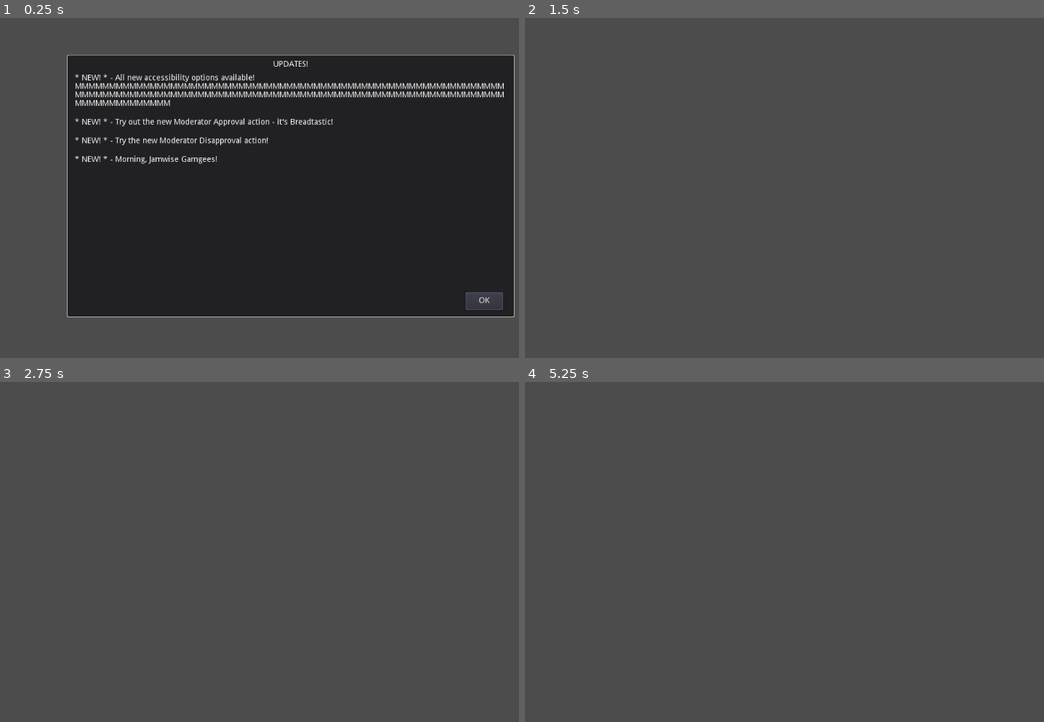
Above: before the commit, frames 1-4 (two rows, left to right).
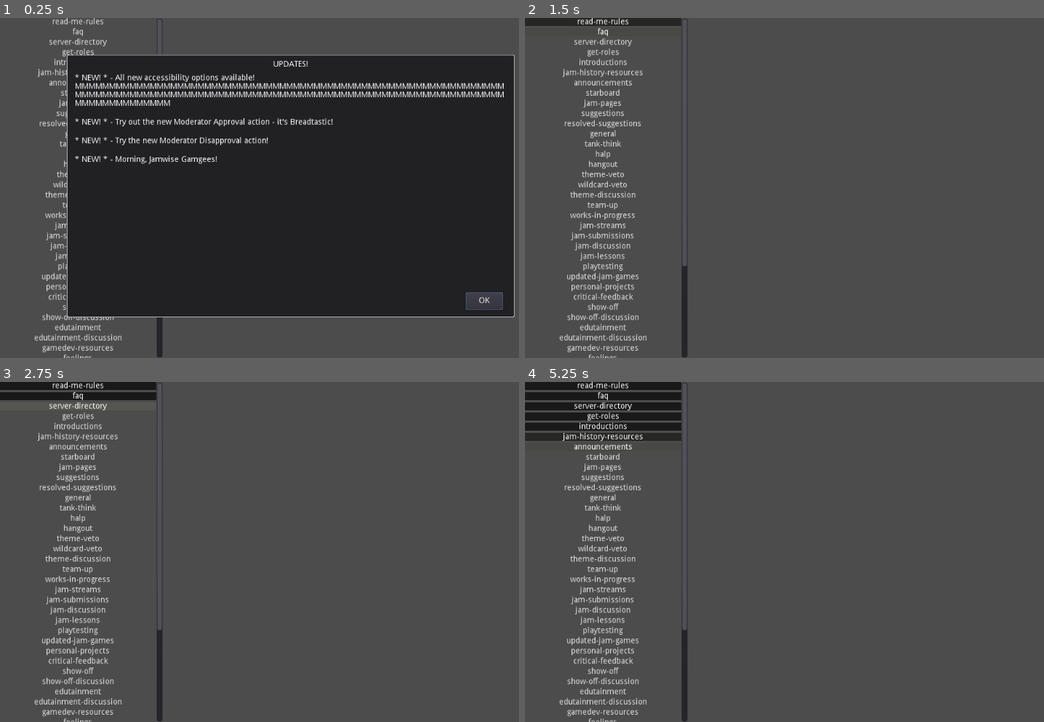
Above: after the commit, the same moments.

Repository: WolfgangSenff/FunPoliceSimulator
Game: Godot game, scene res://scenes/GUI.tscn
The game is run twice, just before and just after one commit, with the same random seed, the same clock (stepped at 60 frames per second) and the same inputs.
Inputs (mouse positions are in pixels of both pictures, inside the frame that each line leads up to):
- Up to frame 1 (0.25 s): no input
- Up to frame 2 (1.5 s): click (602, 21) at 0.5 s, where only the run after the commit has a clickable "read-me-rules"; click (602, 31) at 1.25 s, where only the run after the commit has a clickable "faq"
- Up to frame 3 (2.75 s): click (77, 405) at 2 s, where only the run after the commit has a clickable "server-directory"
- Up to frame 4 (5.25 s): click (602, 416) at 2.75 s, where only the run after the commit has a clickable "get-roles"; click (602, 426) at 3.5 s, where only the run after the commit has a clickable "introductions"; click (602, 436) at 4.25 s, where only the run after the commit has a clickable "jam-history-resources"; click (602, 446) at 5 s, where only the run after the commit has a clickable "announcements"

The runs differ from the first frame. In frame 1, 1.4% of the frame differs, in the area x 6-32%, y 0-100%; in frame 2, 3.7%; in frame 3, 4.4%; in frame 4, 6.7%, in the area x 0-32%, y 0-100%.

Commit message:
Connections, auth, buttons, etc.

Diff:
--- /dev/null
+++ b/assets/resources/RoomButtonGroup.tres
@@ -0,0 +1,3 @@
+[gd_resource type="ButtonGroup" format=2]
+
+[resource]
--- a/project.godot
+++ b/project.godot
@@ -99,6 +99,11 @@
 "language": "GDScript",
 "path": "res://firebase-ui/tilemaps/firestore_tilemap/firestore_tilemap.gd"
 }, {
+"base": "ScrollContainer",
+"class": "ItemsContainer",
+"language": "GDScript",
+"path": "res://scenes/RoomScrollContainer.gd"
+}, {
 "base": "Reference",
 "class": "StorageReference",
 "language": "GDScript",
@@ -128,6 +133,7 @@
 "FirestoreQuery": "",
 "FirestoreTask": "",
 "FirestoreTileMap": "",
+"ItemsContainer": "",
 "StorageReference": "",
 "StorageTask": ""
 }
--- a/scenes/GUI.gd
+++ b/scenes/GUI.gd
@@ -2,5 +2,23 @@
 
 onready var _updates_popup = $UpdatesPopup
 
+var _db_ref
+
 func _ready() -> void:
+    Firebase.Auth.login_anonymous()
     _updates_popup.show_updates(["All new accessibility options available! MMMMMMMMMMMMMMMMMMMMMMMMMMMMMMMMMMMMMMMMMMMM …(238 unchanged characters)…
+    if Firebase.Auth.auth.empty():
+        Firebase.Auth.connect("login_succeeded", self, "_on_auth_succeeded", [], CONNECT_ONESHOT)
+    else:
+        _on_auth_succeeded(null)
+
+func _on_auth_succeeded(auth) -> void:
+    _db_ref = Firebase.Database.get_database_reference("root/FunPo/Actions", { })
+    _db_ref.connect("new_data_update", self, "_on_new_actions")
+    _db_ref.connect("patch_data_update", self, "_on_update_actions")
+
+func _on_new_actions(data) -> void:
+    pass
+
+func _on_update_actions(data) -> void:
+    pass
--- a/scenes/GUI.tscn
+++ b/scenes/GUI.tscn
@@ -1,11 +1,418 @@
-[gd_scene load_steps=3 format=2]
+[gd_scene load_steps=5 format=2]
 
 [ext_resource path="res://scenes/GUI.gd" type="Script" id=1]
 [ext_resource path="res://scenes/UpdatesPopup.tscn" type="PackedScene" id=2]
+[ext_resource path="res://scenes/RoomScrollContainer.gd" type="Script" id=3]
+[ext_resource path="res://scenes/ItemButton.tscn" type="PackedScene" id=4]
 
 [node name="GUI" type="Control"]
 anchor_right = 1.0
 anchor_bottom = 1.0
 script = ExtResource( 1 )
+__meta__ = {
+"_edit_use_anchors_": false
+}
 
 [node name="UpdatesPopup" parent="." instance=ExtResource( 2 )]
+
+[node name="HSplitContainer" type="HSplitContainer" parent="."]
+anchor_right = 1.0
+anchor_bottom = 1.0
+split_offset = 120
+__meta__ = {
+"_edit_use_anchors_": false
+}
+
+[node name="RoomScrollContainer" type="ScrollContainer" parent="HSplitContainer"]
+margin_right = 287.0
+margin_bottom = 600.0
+follow_focus = true
+scroll_horizontal_enabled = false
+script = ExtResource( 3 )
+__meta__ = {
+"_edit_use_anchors_": false
+}
+
+[node name="VBoxContainer" type="VBoxContainer" parent="HSplitContainer/RoomScrollContainer"]
+margin_right = 275.0
+margin_bottom = 824.0
+size_flags_horizontal = 3
+
+[node name="ItemButton" parent="HSplitContainer/RoomScrollContainer/VBoxContainer" instance=ExtResource( 4 )]
+anchor_right = 0.0
+anchor_bottom = 0.0
+margin_right = 275.0
+margin_bottom = 14.0
+text = "read-me-rules"
+
+[node name="ItemButton2" parent="HSplitContainer/RoomScrollContainer/VBoxContainer" instance=ExtResource( 4 )]
+anchor_right = 0.0
+anchor_bottom = 0.0
+margin_top = 18.0
+margin_right = 275.0
+margin_bottom = 32.0
+text = "faq"
+
+[node name="ItemButton3" parent="HSplitContainer/RoomScrollContainer/VBoxContainer" instance=ExtResource( 4 )]
+anchor_right = 0.0
+anchor_bottom = 0.0
+margin_top = 36.0
+margin_right = 275.0
+margin_bottom = 50.0
+text = "server-directory"
+
+[node name="ItemButton4" parent="HSplitContainer/RoomScrollContainer/VBoxContainer" instance=ExtResource( 4 )]
+anchor_right = 0.0
+anchor_bottom = 0.0
+margin_top = 54.0
+margin_right = 275.0
+margin_bottom = 68.0
+text = "get-roles"
+
+[node name="ItemButton5" parent="HSplitContainer/RoomScrollContainer/VBoxContainer" instance=ExtResource( 4 )]
+anchor_right = 0.0
+anchor_bottom = 0.0
+margin_top = 72.0
+margin_right = 275.0
+margin_bottom = 86.0
+text = "introductions"
+
+[node name="ItemButton6" parent="HSplitContainer/RoomScrollContainer/VBoxContainer" instance=ExtResource( 4 )]
+anchor_right = 0.0
+anchor_bottom = 0.0
+margin_top = 90.0
+margin_right = 275.0
+margin_bottom = 104.0
+text = "jam-history-resources"
+
+[node name="ItemButton7" parent="HSplitContainer/RoomScrollContainer/VBoxContainer" instance=ExtResource( 4 )]
+anchor_right = 0.0
+anchor_bottom = 0.0
+margin_top = 108.0
+margin_right = 275.0
+margin_bottom = 122.0
+text = "announcements"
+
+[node name="ItemButton8" parent="HSplitContainer/RoomScrollContainer/VBoxContainer" instance=ExtResource( 4 )]
+anchor_right = 0.0
+anchor_bottom = 0.0
+margin_top = 126.0
+margin_right = 275.0
+margin_bottom = 140.0
+text = "starboard"
+
+[node name="ItemButton9" parent="HSplitContainer/RoomScrollContainer/VBoxContainer" instance=ExtResource( 4 )]
+anchor_right = 0.0
+anchor_bottom = 0.0
+margin_top = 144.0
+margin_right = 275.0
+margin_bottom = 158.0
+text = "jam-pages"
+
+[node name="ItemButton10" parent="HSplitContainer/RoomScrollContainer/VBoxContainer" instance=ExtResource( 4 )]
+anchor_right = 0.0
+anchor_bottom = 0.0
+margin_top = 162.0
+margin_right = 275.0
+margin_bottom = 176.0
+text = "suggestions"
+
+[node name="ItemButton11" parent="HSplitContainer/RoomScrollContainer/VBoxContainer" instance=ExtResource( 4 )]
+anchor_right = 0.0
+anchor_bottom = 0.0
+margin_top = 180.0
+margin_right = 275.0
+margin_bottom = 194.0
+text = "resolved-suggestions"
+
+[node name="ItemButton12" parent="HSplitContainer/RoomScrollContainer/VBoxContainer" instance=ExtResource( 4 )]
+anchor_right = 0.0
+anchor_bottom = 0.0
+margin_top = 198.0
+margin_right = 275.0
+margin_bottom = 212.0
+text = "general"
+
+[node name="ItemButton13" parent="HSplitContainer/RoomScrollContainer/VBoxContainer" instance=ExtResource( 4 )]
+anchor_right = 0.0
+anchor_bottom = 0.0
+margin_top = 216.0
+margin_right = 275.0
+margin_bottom = 230.0
+text = "tank-think"
+
+[node name="ItemButton14" parent="HSplitContainer/RoomScrollContainer/VBoxContainer" instance=ExtResource( 4 )]
+anchor_right = 0.0
+anchor_bottom = 0.0
+margin_top = 234.0
+margin_right = 275.0
+margin_bottom = 248.0
+text = "halp"
+
+[node name="ItemButton15" parent="HSplitContainer/RoomScrollContainer/VBoxContainer" instance=ExtResource( 4 )]
+anchor_right = 0.0
+anchor_bottom = 0.0
+margin_top = 252.0
+margin_right = 275.0
+margin_bottom = 266.0
+text = "hangout"
+
+[node name="ItemButton16" parent="HSplitContainer/RoomScrollContainer/VBoxContainer" instance=ExtResource( 4 )]
+anchor_right = 0.0
+anchor_bottom = 0.0
+margin_top = 270.0
+margin_right = 275.0
+margin_bottom = 284.0
+text = "theme-veto"
+
+[node name="ItemButton17" parent="HSplitContainer/RoomScrollContainer/VBoxContainer" instance=ExtResource( 4 )]
+anchor_right = 0.0
+anchor_bottom = 0.0
+margin_top = 288.0
+margin_right = 275.0
+margin_bottom = 302.0
+text = "wildcard-veto"
+
+[node name="ItemButton18" parent="HSplitContainer/RoomScrollContainer/VBoxContainer" instance=ExtResource( 4 )]
+anchor_right = 0.0
+anchor_bottom = 0.0
+margin_top = 306.0
+margin_right = 275.0
+margin_bottom = 320.0
+text = "theme-discussion"
+
+[node name="ItemButton19" parent="HSplitContainer/RoomScrollContainer/VBoxContainer" instance=ExtResource( 4 )]
+anchor_right = 0.0
+anchor_bottom = 0.0
+margin_top = 324.0
+margin_right = 275.0
+margin_bottom = 338.0
+text = "team-up"
+
+[node name="ItemButton20" parent="HSplitContainer/RoomScrollContainer/VBoxContainer" instance=ExtResource( 4 )]
+anchor_right = 0.0
+anchor_bottom = 0.0
+margin_top = 342.0
+margin_right = 275.0
+margin_bottom = 356.0
+text = "works-in-progress"
+
+[node name="ItemButton21" parent="HSplitContainer/RoomScrollContainer/VBoxContainer" instance=ExtResource( 4 )]
+anchor_right = 0.0
+anchor_bottom = 0.0
+margin_top = 360.0
+margin_right = 275.0
+margin_bottom = 374.0
+text = "jam-streams"
+
+[node name="ItemButton22" parent="HSplitContainer/RoomScrollContainer/VBoxContainer" instance=ExtResource( 4 )]
+anchor_right = 0.0
+anchor_bottom = 0.0
+margin_top = 378.0
+margin_right = 275.0
+margin_bottom = 392.0
+text = "jam-submissions"
+
+[node name="ItemButton23" parent="HSplitContainer/RoomScrollContainer/VBoxContainer" instance=ExtResource( 4 )]
+anchor_right = 0.0
+anchor_bottom = 0.0
+margin_top = 396.0
+margin_right = 275.0
+margin_bottom = 410.0
+text = "jam-discussion"
+
+[node name="ItemButton24" parent="HSplitContainer/RoomScrollContainer/VBoxContainer" instance=ExtResource( 4 )]
+anchor_right = 0.0
+anchor_bottom = 0.0
+margin_top = 414.0
+margin_right = 275.0
+margin_bottom = 428.0
+text = "jam-lessons"
+
+[node name="ItemButton25" parent="HSplitContainer/RoomScrollContainer/VBoxContainer" instance=ExtResource( 4 )]
+anchor_right = 0.0
+anchor_bottom = 0.0
+margin_top = 432.0
+margin_right = 275.0
+margin_bottom = 446.0
+text = "playtesting"
+
+[node name="ItemButton26" parent="HSplitContainer/RoomScrollContainer/VBoxContainer" instance=ExtResource( 4 )]
+anchor_right = 0.0
+anchor_bottom = 0.0
+margin_top = 450.0
+margin_right = 275.0
+margin_bottom = 464.0
+text = "updated-jam-games"
+
+[node name="ItemButton27" parent="HSplitContainer/RoomScrollContainer/VBoxContainer" instance=ExtResource( 4 )]
+anchor_right = 0.0
+anchor_bottom = 0.0
+margin_top = 468.0
+margin_right = 275.0
+margin_bottom = 482.0
+text = "personal-projects"
+
+[node name="ItemButton28" parent="HSplitContainer/RoomScrollContainer/VBoxContainer" instance=ExtResource( 4 )]
+anchor_right = 0.0
+anchor_bottom = 0.0
+margin_top = 486.0
+margin_right = 275.0
+margin_bottom = 500.0
+text = "critical-feedback"
+
+[node name="ItemButton29" parent="HSplitContainer/RoomScrollContainer/VBoxContainer" instance=ExtResource( 4 )]
+anchor_right = 0.0
+anchor_bottom = 0.0
+margin_top = 504.0
+margin_right = 275.0
+margin_bottom = 518.0
+text = "show-off"
+
+[node name="ItemButton30" parent="HSplitContainer/RoomScrollContainer/VBoxContainer" instance=ExtResource( 4 )]
+anchor_right = 0.0
+anchor_bottom = 0.0
+margin_top = 522.0
+margin_right = 275.0
+margin_bottom = 536.0
+text = "show-off-discussion"
+
+[node name="ItemButton31" parent="HSplitContainer/RoomScrollContainer/VBoxContainer" instance=ExtResource( 4 )]
+anchor_right = 0.0
+anchor_bottom = 0.0
+margin_top = 540.0
+margin_right = 275.0
+margin_bottom = 554.0
+text = "edutainment"
+
+[node name="ItemButton32" parent="HSplitContainer/RoomScrollContainer/VBoxContainer" instance=ExtResource( 4 )]
+anchor_right = 0.0
+anchor_bottom = 0.0
+margin_top = 558.0
+margin_right = 275.0
+margin_bottom = 572.0
+text = "edutainment-discussion"
+
+[node name="ItemButton33" parent="HSplitContainer/RoomScrollContainer/VBoxContainer" instance=ExtResource( 4 )]
+anchor_right = 0.0
+anchor_bottom = 0.0
+margin_top = 576.0
+margin_right = 275.0
+margin_bottom = 590.0
+text = "gamedev-resources"
+
+[node name="ItemButton34" parent="HSplitContainer/RoomScrollContainer/VBoxContainer" instance=ExtResource( 4 )]
+anchor_right = 0.0
+anchor_bottom = 0.0
+margin_top = 594.0
+margin_right = 275.0
+margin_bottom = 608.0
+text = "feelings"
+
+[node name="ItemButton35" parent="HSplitContainer/RoomScrollContainer/VBoxContainer" instance=ExtResource( 4 )]
+anchor_right = 0.0
+anchor_bottom = 0.0
+margin_top = 612.0
+margin_right = 275.0
+margin_bottom = 626.0
+text = "offtopic"
+
+[node name="ItemButton36" parent="HSplitContainer/RoomScrollContainer/VBoxContainer" instance=ExtResource( 4 )]
+anchor_right = 0.0
+anchor_bottom = 0.0
+margin_top = 630.0
+margin_right = 275.0
+margin_bottom = 644.0
+text = "tech-talk"
+
+[node name="ItemButton37" parent="HSplitContainer/RoomScrollContainer/VBoxContainer" instance=ExtResource( 4 )]
+anchor_right = 0.0
+anchor_bottom = 0.0
+margin_top = 648.0
+margin_right = 275.0
+margin_bottom = 662.0
+text = "art-audio-singing"
+
+[node name="ItemButton38" parent="HSplitContainer/RoomScrollContainer/VBoxContainer" instance=ExtResource( 4 )]
+anchor_right = 0.0
+anchor_bottom = 0.0
+margin_top = 666.0
+margin_right = 275.0
+margin_bottom = 680.0
+text = "game-talk"
+
+[node name="ItemButton39" parent="HSplitContainer/RoomScrollContainer/VBoxContainer" instance=ExtResource( 4 )]
+anchor_right = 0.0
+anchor_bottom = 0.0
+margin_top = 684.0
+margin_right = 275.0
+margin_bottom = 698.0
+text = "motivation-wellness"
+
+[node name="ItemButton40" parent="HSplitContainer/RoomScrollContainer/VBoxContainer" instance=ExtResource( 4 )]
+anchor_right = 0.0
+anchor_bottom = 0.0
+margin_top = 702.0
+margin_right = 275.0
+margin_bottom = 716.0
+text = "reading-book"
+
+[node name="ItemButton41" parent="HSplitContainer/RoomScrollContainer/VBoxContainer" instance=ExtResource( 4 )]
+anchor_right = 0.0
+anchor_bottom = 0.0
+margin_top = 720.0
+margin_right = 275.0
+margin_bottom = 734.0
+text = "venting"
+
+[node name="ItemButton42" parent="HSplitContainer/RoomScrollContainer/VBoxContainer" instance=ExtResource( 4 )]
+anchor_right = 0.0
+anchor_bottom = 0.0
+margin_top = 738.0
+margin_right = 275.0
+margin_bottom = 752.0
+text = "outside-aka-pets"
+
+[node name="ItemButton43" parent="HSplitContainer/RoomScrollContainer/VBoxContainer" instance=ExtResource( 4 )]
+anchor_right = 0.0
+anchor_bottom = 0.0
+margin_top = 756.0
+margin_right = 275.0
+margin_bottom = 770.0
+text = "writing"
+
+[node name="ItemButton44" parent="HSplitContainer/RoomScrollContainer/VBoxContainer" instance=ExtResource( 4 )]
+anchor_right = 0.0
+anchor_bottom = 0.0
+margin_top = 774.0
+margin_right = 275.0
+margin_bottom = 788.0
+text = "bort-sandbox"
+
+[node name="ItemButton45" parent="HSplitContainer/RoomScrollContainer/VBoxContainer" instance=ExtResource( 4 )]
+anchor_right = 0.0
+anchor_bottom = 0.0
+margin_top = 792.0
+margin_right = 275.0
+margin_bottom = 806.0
+text = "radio-gwj"
+
+[node name="ItemButton46" parent="HSplitContainer/RoomScrollContainer/VBoxContainer" instance=ExtResource( 4 )]
+anchor_right = 0.0
+anchor_bottom = 0.0
+margin_top = 810.0
+margin_right = 275.0
+margin_bottom = 824.0
+text = "game-together"
+
+[node name="MessageScrollContainer" type="ScrollContainer" parent="HSplitContainer"]
+margin_left = 299.0
+margin_right = 1024.0
+margin_bottom = 600.0
+follow_focus = true
+scroll_horizontal_enabled = false
+__meta__ = {
+"_edit_use_anchors_": false
+}
+
+[node name="VBoxContainer" type="VBoxContainer" parent="HSplitContainer/MessageScrollContainer"]
--- /dev/null
+++ b/scenes/ItemButton.gd
@@ -0,0 +1,9 @@
+extends Button
+
+onready var _anim = $AnimationPlayer
+
+func _on_ItemButton_mouse_entered() -> void:
+    _anim.play("Highlight")
+
+func _on_ItemButton_mouse_exited() -> void:
+    _anim.play_backwards("Highlight")
--- /dev/null
+++ b/scenes/ItemButton.tscn
@@ -0,0 +1,73 @@
+[gd_scene load_steps=9 format=2]
+
+[ext_resource path="res://assets/button_item_highlight.png" type="Texture" id=1]
+[ext_resource path="res://scenes/ItemButton.gd" type="Script" id=2]
+
+[sub_resource type="StyleBoxEmpty" id=3]
+
+[sub_resource type="StyleBoxFlat" id=4]
+bg_color = Color( 0.0980392, 0.0980392, 0.0980392, 1 )
+
+[sub_resource type="StyleBoxEmpty" id=5]
+
+[sub_resource type="StyleBoxEmpty" id=6]
+
+[sub_resource type="Animation" id=1]
+resource_name = "Highlight"
+length = 0.3
+tracks/0/type = "value"
+tracks/0/path = NodePath("Highlight:self_modulate")
+tracks/0/interp = 1
+tracks/0/loop_wrap = true
+tracks/0/imported = false
+tracks/0/enabled = true
+tracks/0/keys = {
+"times": PoolRealArray( 0, 0.3 ),
+"transitions": PoolRealArray( 1, 1 ),
+"update": 0,
+"values": [ Color( 1, 1, 1, 0 ), Color( 1, 1, 1, 1 ) ]
+}
+
+[sub_resource type="Animation" id=2]
+length = 0.001
+tracks/0/type = "value"
+tracks/0/path = NodePath("Highlight:self_modulate")
+tracks/0/interp = 1
+tracks/0/loop_wrap = true
+tracks/0/imported = false
+tracks/0/enabled = true
+tracks/0/keys = {
+"times": PoolRealArray( 0 ),
+"transitions": PoolRealArray( 1 ),
+"update": 0,
+"values": [ Color( 1, 1, 1, 0 ) ]
+}
+
+[node name="ItemButton" type="Button"]
+anchor_right = 1.0
+anchor_bottom = 1.0
+custom_styles/hover = SubResource( 3 )
+custom_styles/pressed = SubResource( 4 )
+custom_styles/focus = SubResource( 5 )
+custom_styles/normal = SubResource( 6 )
+toggle_mode = true
+script = ExtResource( 2 )
+__meta__ = {
+"_edit_use_anchors_": false
+}
+
+[node name="AnimationPlayer" type="AnimationPlayer" parent="."]
+anims/Highlight = SubResource( 1 )
+anims/RESET = SubResource( 2 )
+
+[node name="Highlight" type="NinePatchRect" parent="."]
+self_modulate = Color( 1, 1, 1, 0 )
+anchor_right = 1.0
+anchor_bottom = 1.0
+texture = ExtResource( 1 )
+__meta__ = {
+"_edit_use_anchors_": false
+}
+
+[connection signal="mouse_entered" from="." to="." method="_on_ItemButton_mouse_entered"]
+[connection signal="mouse_exited" from="." to="." method="_on_ItemButton_mouse_exited"]
--- /dev/null
+++ b/scenes/RoomScrollContainer.gd
@@ -0,0 +1,10 @@
+class_name ItemsContainer
+extends ScrollContainer
+
+onready var _items = $VBoxContainer
+
+const ItemButtonScene = preload("res://scenes/ItemButton.tscn")
+
+func add_new_item(item_name : String, can_press : bool) -> void: # decide if we need a room type on this, for voice rooms?
+
+    pass
--- a/scenes/UpdatesPopup.tscn
+++ b/scenes/UpdatesPopup.tscn
@@ -148,6 +148,8 @@
 visible = false
 anchor_right = 1.0
 anchor_bottom = 1.0
+margin_right = 1024.0
+margin_bottom = 600.0
 color = Color( 0.588235, 0.588235, 0.588235, 1 )
 __meta__ = {
 "_edit_use_anchors_": false
Not shown, changed: addons/godot-firebase/auth/auth.gd
Not shown, changed: addons/godot-firebase/database/reference.gd
Binary file added: assets/button_item_highlight.png
Not shown, added: assets/button_item_highlight.png.import
